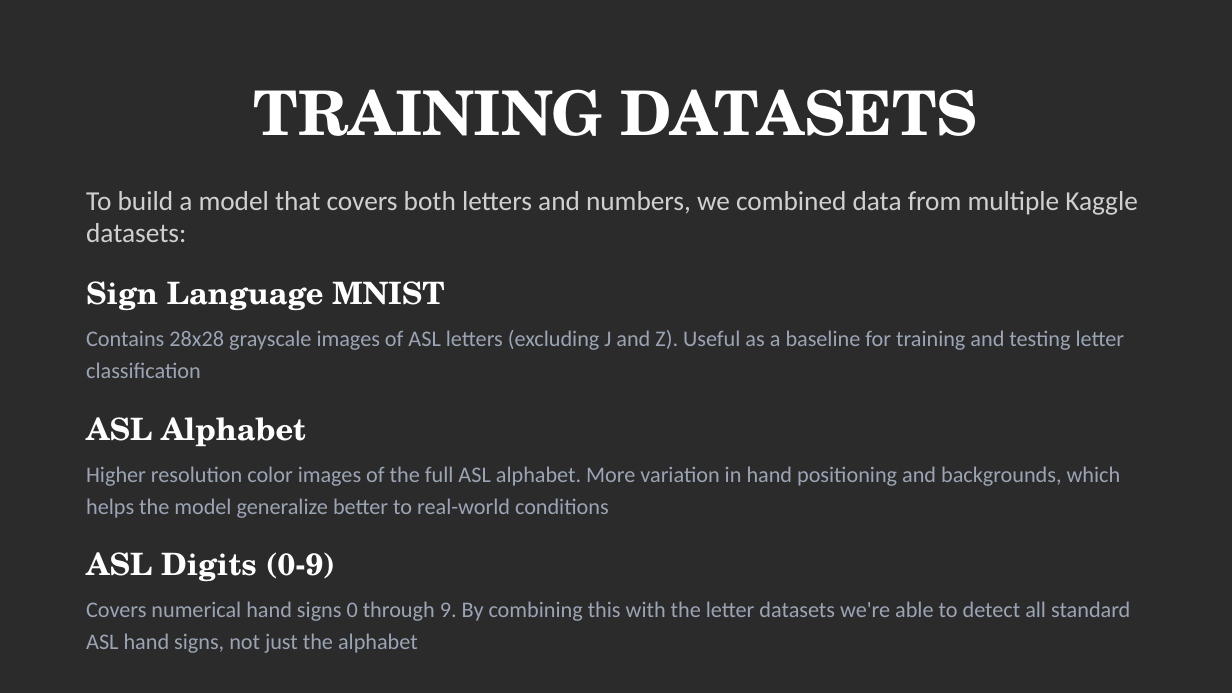
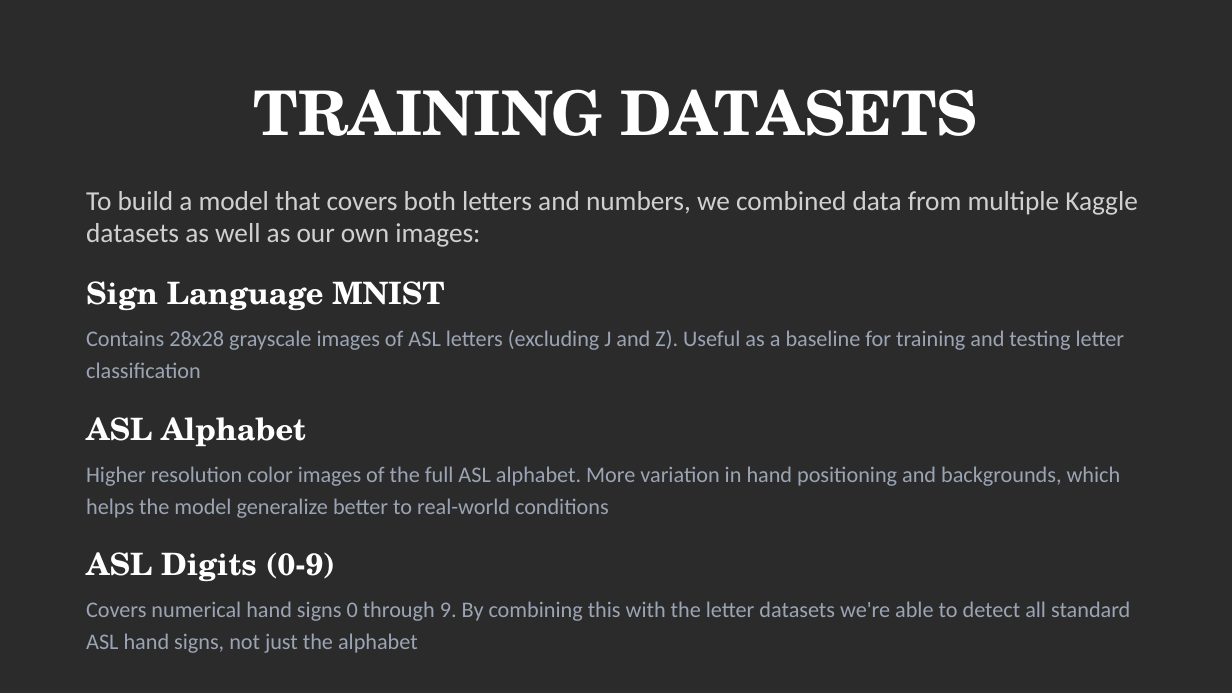
Before and after one commit to JR000270/sign_lang_opencv, a slide deck: slide 7 of ASL_ComputerVision.pptx. Drawn at 1232x693 pixels with LibreOffice and Linux fonts; fonts in the diff are those of the drawing; background and template pictures are left out; a plain dark background stands for a picture behind light text. Boxes give left, top, right and bottom in pixels: in the first picture for what was removed or moved away, otherwise in the second. Text is boxed around its words. In the diff, an @@ line names an element or a change of style, - is before the commit and + after.

```diff
--- a/ASL_ComputerVision.pptx
+++ b/ASL_ComputerVision.pptx
@@ text at (86,191,1138,247): text changed @@
-To build a model that covers both letters and numbers, we combined data from multiple Kaggle datasets:
+To build a model that covers both letters and numbers, we combined data from multiple Kaggle datasets as well as our own images:
```
Also in this commit, not shown: 2 other slides changed.
